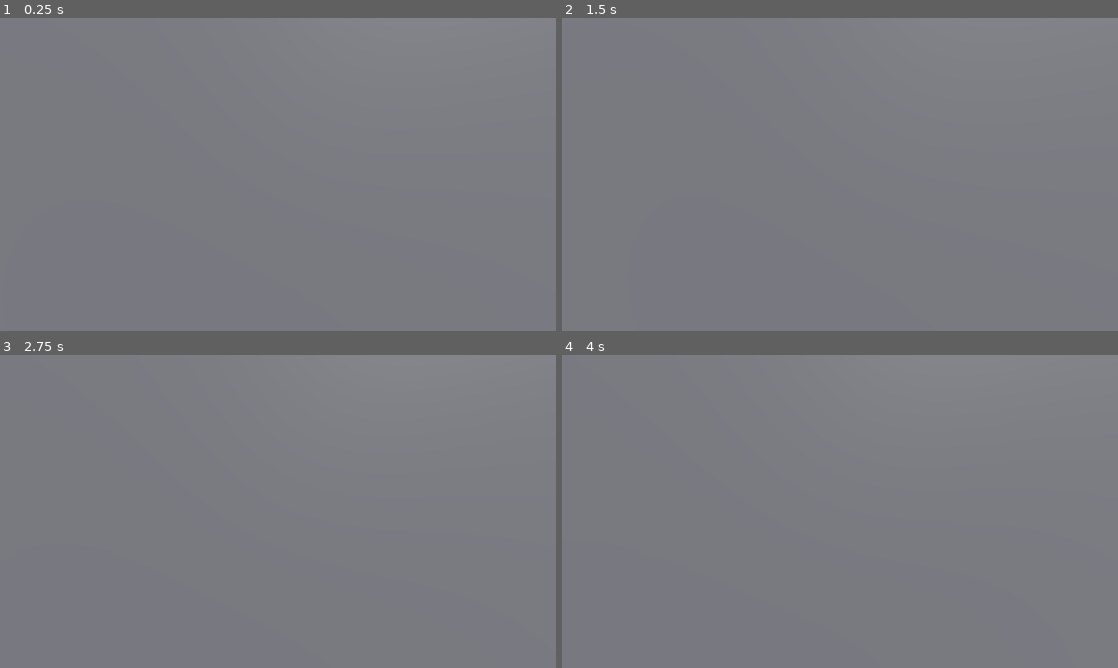
Above: before the commit, frames 1-4 (two rows, left to right).
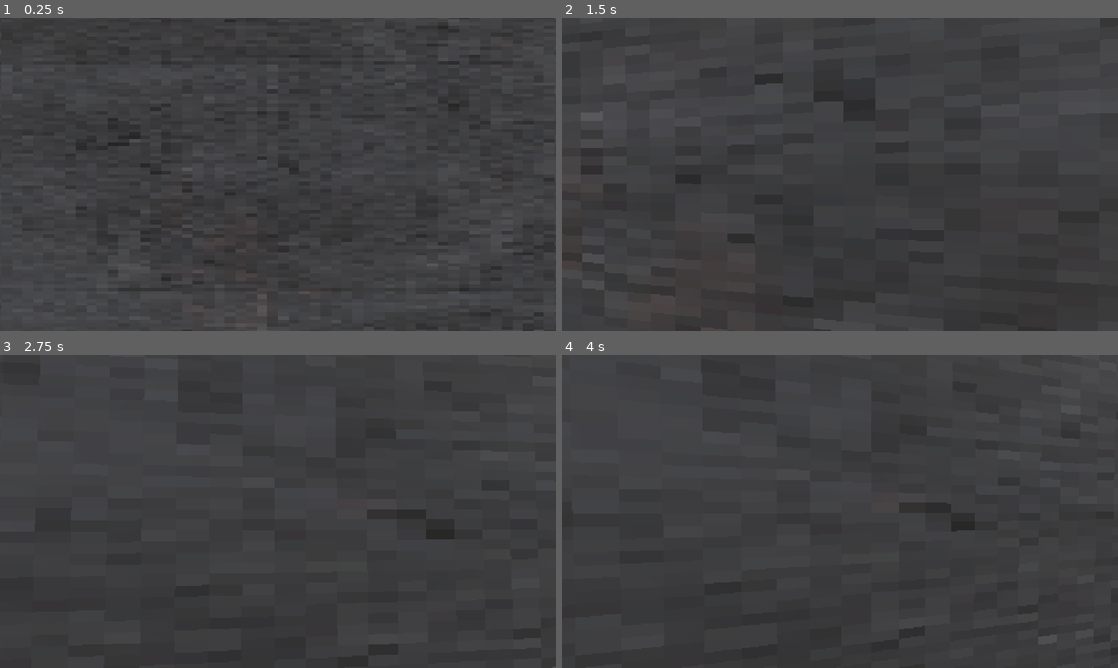
Above: after the commit, the same moments.

Repository: lukeneal-code/sanctuary
Game: Godot game, scene res://scenes/core/main.tscn
The game is run twice, just before and just after one commit, with the same random seed, the same clock (stepped at 60 frames per second) and the same inputs.
Inputs (mouse positions are in pixels of both pictures, inside the frame that each line leads up to):
- Up to frame 1 (0.25 s): no input
- Up to frame 2 (1.5 s): tap Enter at 0.5 s; move the mouse to (867, 174) at 0.52 s; hold Ctrl (crouch) 0.53-1.28 s; hold W (move_forward) from 0.53 s (still down); move the mouse to (812, 174) at 1.27 s; tap E (interact) at 1.35 s
- Up to frame 3 (2.75 s): keep holding W (move_forward); move the mouse to (289, 505) at 2.02 s; hold Ctrl (crouch) from 2.03 s (still down)
- Up to frame 4 (4 s): keep holding W (move_forward); move the mouse to (834, 517) at 2.77 s; release Ctrl (crouch) at 2.78 s; tap E (interact) at 2.85 s; move the mouse to (878, 514) at 3.52 s; hold Ctrl (crouch) from 3.53 s (still down)

The runs differ from the first frame. In frame 1, 100% of the frame differs, in the area x 0-100%, y 0-100%; in frame 2, 100%; in frame 3, 100%; in frame 4, 100%.

Commit message:
PSX style data-mapped textures

Diff:
--- a/data/rooms/greybox.json
+++ b/data/rooms/greybox.json
@@ -2,6 +2,11 @@
 	"id": "greybox",
 	"ambient": "drone_low",
 	"size": [12, 4, 12],
+	"surfaces": {
+		"floor": "tile_floor_worn",
+		"ceiling": "concrete_ceiling",
+		"walls": "cinder_block_wall"
+	},
 	"light": {
 		"bg_color": [0.05, 0.05, 0.07],
 		"ambient_color": [0.62, 0.64, 0.72],
--- /dev/null
+++ b/data/textures/textures.json
@@ -0,0 +1,29 @@
+{
+    "cinder_block_wall": {
+        "display_name": "Cinder Block Wall",
+        "path": "res://assets/textures/surfaces/cinder_block_wall.png",
+        "category": "surface",
+        "tags": ["wall", "cinder_block", "concrete", "grey", "institutional", "cell"],
+        "tiling": [1.0, 1.0],
+        "roughness": 0.95,
+        "description": "Bare grey cinder-block masonry. Cold, institutional, cell-block. Default wall for the compound interior."
+    },
+    "tile_floor_worn": {
+        "display_name": "Worn Tile Floor",
+        "path": "res://assets/textures/surfaces/tile_floor_worn.png",
+        "category": "surface",
+        "tags": ["floor", "tile", "institutional", "worn", "grime"],
+        "tiling": [1.0, 1.0],
+        "roughness": 0.9,
+        "description": "Grimy institutional floor tile, scuffed and stained. Reads as an old facility corridor or holding room."
+    },
+    "concrete_ceiling": {
+        "display_name": "Concrete Ceiling",
+        "path": "res://assets/textures/surfaces/concrete_ceiling.png",
+        "category": "surface",
+        "tags": ["ceiling", "concrete", "grey", "industrial"],
+        "tiling": [1.0, 1.0],
+        "roughness": 1.0,
+        "description": "Flat poured-concrete ceiling, dim and oppressive. Pairs with the cinder-block walls."
+    }
+}
--- a/scripts/levels/room_builder.gd
+++ b/scripts/levels/room_builder.gd
@@ -22,13 +22,15 @@
 var _pickup: Pickup = null
 var _npc: NpcTalker = null
 var _guard: Guard = null
+var _textures: Dictionary = {}
 
 
 func _ready() -> void:
 	var data := _load_room(room_id)
 	if data.is_empty():
 		return
-	_build_shell(data.get("size", [12, 4, 12]))
+	_textures = TextureCatalog.load_all()
+	_build_shell(data.get("size", [12, 4, 12]), data.get("surfaces", {}))
 	_build_lighting(data.get("light", {}))
 	_spawn_player(data.get("spawns", {}))
 	_spawn_entities(data.get("entities", []))
@@ -71,22 +73,35 @@
 	return parsed
 
 
-func _build_shell(size_arr: Array) -> void:
+## Surfaces are optional: an absent role leaves that CSG box untextured (the grey
+## greybox default), so rooms without a "surfaces" block render exactly as before.
+func _build_shell(size_arr: Array, surfaces: Dictionary) -> void:
 	var w: float = size_arr[0]
 	var h: float = size_arr[1]
 	var d: float = size_arr[2]
-	_add_box(Vector3(w, 0.2, d), Vector3(0, -0.1, 0), "Floor")
-	_add_box(Vector3(w, 0.2, d), Vector3(0, h, 0), "Ceiling")
-	_add_box(Vector3(0.2, h, d), Vector3(w / 2.0, h / 2.0, 0), "WallEast")
-	_add_box(Vector3(0.2, h, d), Vector3(-w / 2.0, h / 2.0, 0), "WallWest")
-	_add_box(Vector3(w, h, 0.2), Vector3(0, h / 2.0, d / 2.0), "WallSouth")
+	var floor_tex: String = surfaces.get("floor", "")
+	var ceiling_tex: String = surfaces.get("ceiling", "")
+	var wall_tex: String = surfaces.get("walls", "")
+	_add_box(Vector3(w, 0.2, d), Vector3(0, -0.1, 0), "Floor", floor_tex)
+	_add_box(Vector3(w, 0.2, d), Vector3(0, h, 0), "Ceiling", ceiling_tex)
+	_add_box(Vector3(0.2, h, d), Vector3(w / 2.0, h / 2.0, 0), "WallEast", wall_tex)
+	_add_box(Vector3(0.2, h, d), Vector3(-w / 2.0, h / 2.0, 0), "WallWest", wall_tex)
+	_add_box(Vector3(w, h, 0.2), Vector3(0, h / 2.0, d / 2.0), "WallSouth", wall_tex)
 	# North wall (-Z) has a doorway gap centered on x=0 where the exit door sits.
 	var gap := 1.8
 	var seg := (w - gap) / 2.0
 	_add_box(
-		Vector3(seg, h, 0.2), Vector3(-(gap / 2.0 + seg / 2.0), h / 2.0, -d / 2.0), "WallNorthL"
+		Vector3(seg, h, 0.2),
+		Vector3(-(gap / 2.0 + seg / 2.0), h / 2.0, -d / 2.0),
+		"WallNorthL",
+		wall_tex,
 	)
-	_add_box(Vector3(seg, h, 0.2), Vector3(gap / 2.0 + seg / 2.0, h / 2.0, -d / 2.0), "WallNorthR")
+	_add_box(
+		Vector3(seg, h, 0.2),
+		Vector3(gap / 2.0 + seg / 2.0, h / 2.0, -d / 2.0),
+		"WallNorthR",
+		wall_tex,
+	)
 
 
 ## Ambient environment + a single directional "sun" so the greybox is readable.
@@ -112,12 +127,14 @@
 	add_child(sun)
 
 
-func _add_box(box_size: Vector3, pos: Vector3, node_name: String) -> void:
+func _add_box(box_size: Vector3, pos: Vector3, node_name: String, tex_id: String = "") -> void:
 	var box := CSGBox3D.new()
 	box.size = box_size
 	box.position = pos
 	box.use_collision = true  # CSG collision lands on layer 1 (world) by default
 	box.name = node_name
+	if tex_id != "":
+		box.material = TextureCatalog.make_material(tex_id, _textures)
 	add_child(box)
 
 
--- /dev/null
+++ b/scripts/levels/texture_catalog.gd
@@ -0,0 +1,42 @@
+class_name TextureCatalog
+extends RefCounted
+## Loads PSX texture definitions from data/textures/textures.json into a Dictionary
+## keyed by semantic id, and builds materials from them. Kept as JSON (not .tres)
+## so a session can author and reference textures by id without the editor — the
+## same shape as ItemCatalog. A texture is chosen by its id (and its tags /
+## description, which exist purely so the harness can pick one without seeing it);
+## the file path is bound in exactly one place, the catalog entry.
+
+const CATALOG_PATH := "res://data/textures/textures.json"
+
+
+static func load_all() -> Dictionary:
+	var result: Dictionary = {}
+	if not FileAccess.file_exists(CATALOG_PATH):
+		push_error("TextureCatalog: missing %s" % CATALOG_PATH)
+		return result
+	var text: String = FileAccess.get_file_as_string(CATALOG_PATH)
+	var parsed: Variant = JSON.parse_string(text)
+	if typeof(parsed) != TYPE_DICTIONARY:
+		push_error("TextureCatalog: %s is not a JSON object" % CATALOG_PATH)
+		return result
+	for id: String in parsed:
+		result[id] = parsed[id]
+	return result
+
+
+## Builds a StandardMaterial3D for a texture id. The PSX crunch lives here:
+## nearest-neighbour filtering, no smoothing. An unknown id or a missing file
+## yields a plain, untextured material rather than crashing, so callers can stay
+## terse (this mirrors the build-material-in-code idiom in guard.gd).
+static func make_material(id: String, catalog: Dictionary) -> StandardMaterial3D:
+	var def: Dictionary = catalog.get(id, {})
+	var mat := StandardMaterial3D.new()
+	mat.texture_filter = BaseMaterial3D.TEXTURE_FILTER_NEAREST  # PSX: no bilinear
+	mat.roughness = float(def.get("roughness", 0.9))
+	var tiling: Array = def.get("tiling", [1.0, 1.0])
+	mat.uv1_scale = Vector3(float(tiling[0]), float(tiling[1]), 1.0)
+	var tex_path: String = def.get("path", "")
+	if tex_path != "" and ResourceLoader.exists(tex_path):
+		mat.albedo_texture = load(tex_path) as Texture2D
+	return mat
--- a/tests/test_runner.gd
+++ b/tests/test_runner.gd
@@ -212,3 +212,39 @@
 		if key != null and key.physical_keycode == KEY_ESCAPE:
 			bound_to_escape = true
 	_ok(bound_to_escape, "the 'quit' action is bound to the Esc key")
+
+
+# --- TextureCatalog (PSX surfaces) -------------------------------------------
+
+
+func test_texture_catalog_load_returns_dict() -> void:
+	var catalog := TextureCatalog.load_all()
+	_eq(typeof(catalog), TYPE_DICTIONARY, "load_all returns a Dictionary")
+
+
+func test_texture_make_material_is_psx_nearest() -> void:
+	var catalog := {"stub": {"tiling": [3.0, 2.0], "roughness": 0.5}}
+	var mat := TextureCatalog.make_material("stub", catalog)
+	_ok(mat != null, "make_material returns a material")
+	_eq(
+		mat.texture_filter,
+		BaseMaterial3D.TEXTURE_FILTER_NEAREST,
+		"PSX look uses nearest-neighbour filtering",
+	)
+	_eq(mat.uv1_scale, Vector3(3.0, 2.0, 1.0), "tiling maps to uv1_scale")
+
+
+func test_texture_make_material_unknown_id_is_safe() -> void:
+	var mat := TextureCatalog.make_material("does_not_exist", {})
+	_ok(mat != null, "unknown id still yields a material")
+	_ok(mat.albedo_texture == null, "unknown id leaves the material untextured")
+
+
+func test_texture_catalog_paths_exist() -> void:
+	# The texture-side analog of the Blender validator: a typo'd or dangling path
+	# fails `make test` instead of silently rendering nothing in-engine.
+	var catalog := TextureCatalog.load_all()
+	for id: String in catalog:
+		var path: String = catalog[id].get("path", "")
+		_ok(path != "", "texture '%s' declares a path" % id)
+		_ok(ResourceLoader.exists(path), "texture '%s' path resolves: %s" % [id, path])
Binary file added: assets/textures/surfaces/cinder_block_wall.png
Not shown, added: assets/textures/surfaces/cinder_block_wall.png.import
Binary file added: assets/textures/surfaces/concrete_ceiling.png
Not shown, added: assets/textures/surfaces/concrete_ceiling.png.import
Binary file added: assets/textures/surfaces/tile_floor_worn.png
Not shown, added: assets/textures/surfaces/tile_floor_worn.png.import
Not shown, added: scripts/levels/texture_catalog.gd.uid
Not shown, changed: CLAUDE.md
Not shown, added: assets/textures/surfaces/.gitkeep
Not shown, added: sanctuary-dev-guide.md
Not shown, changed: tools/blender/README.md
